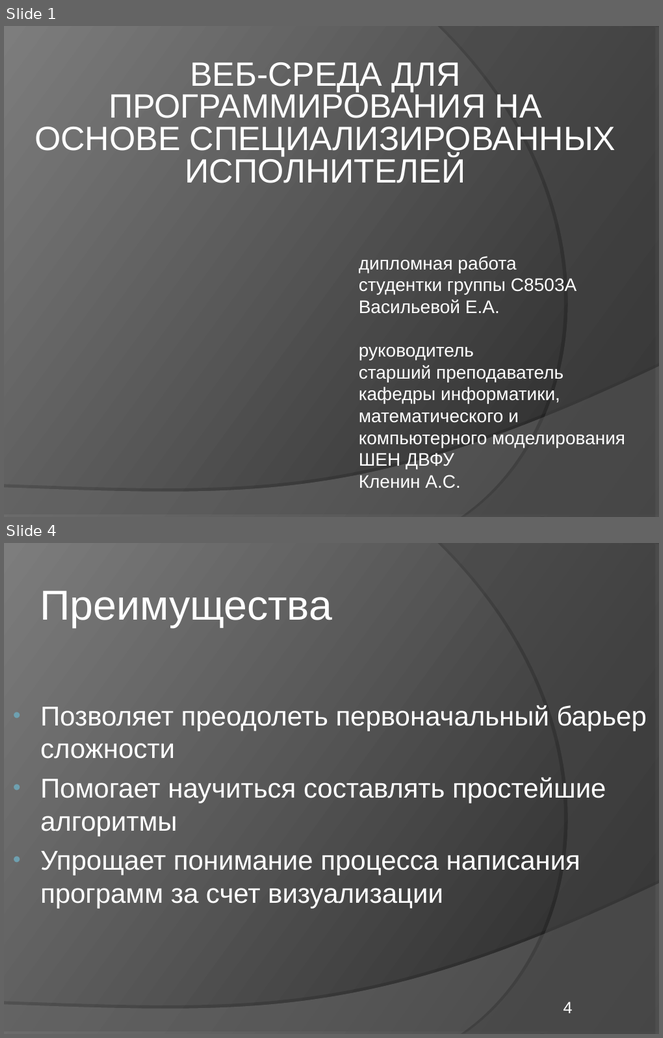
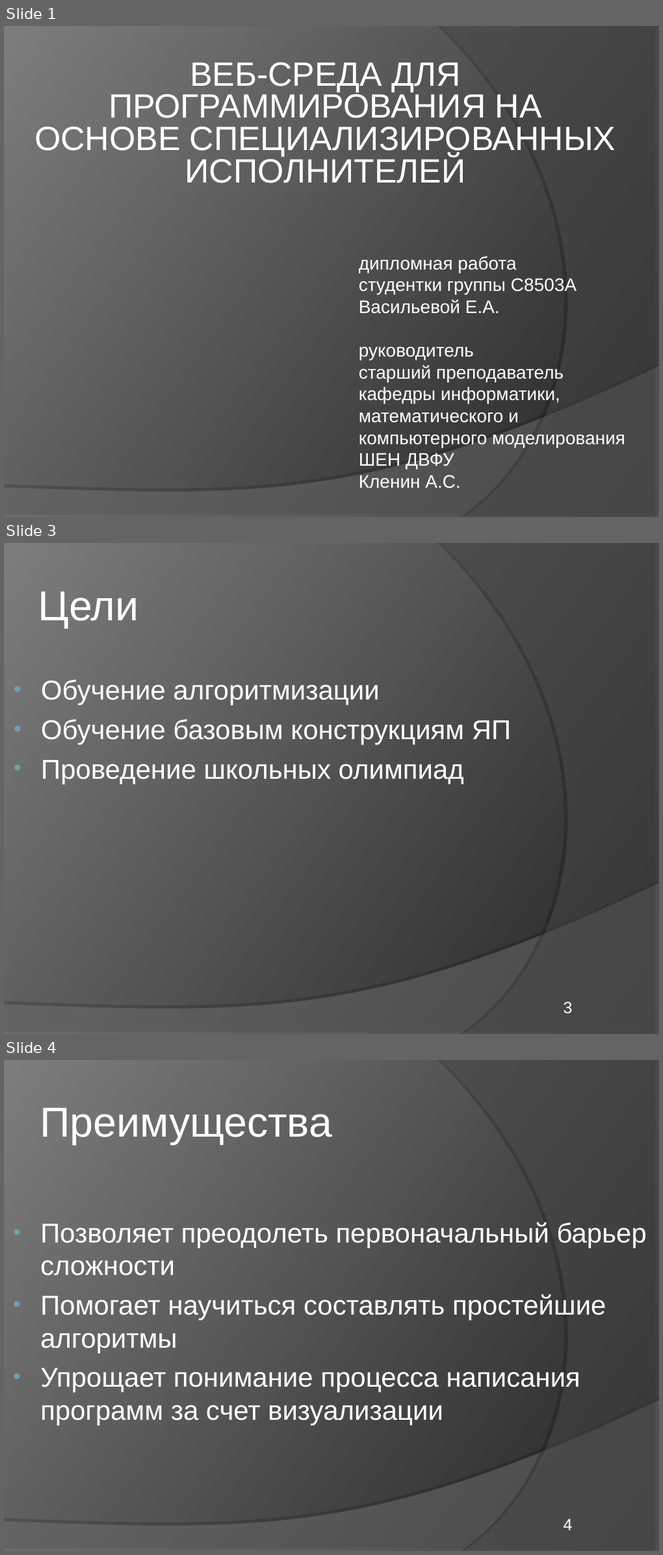
Before and after one commit to elvslv/DiplomaReport, a slide deck: C8503A_Vasilyeva_presentation.ppt. Shown one above the other, each under a label of ours: slides 1 and 4 before the commit, slides 1, 3 and 4 after it; the slides between them are not shown. The pictures are 663x1038 and 663x1555 pixels, drawn with LibreOffice and Linux fonts; fonts in the diff are those of the drawing. Boxes give left, top, right and bottom in pixels: in the first picture for what was removed or moved away, otherwise in the second. Text is boxed around its words. In the diff, an @@ line names an element or a change of style, - is before the commit and + after.

```diff
--- a/C8503A_Vasilyeva_presentation.ppt
+++ b/C8503A_Vasilyeva_presentation.ppt
@@ slide 3 added at [4,543,659,1034], background gradient #242424 to #7D7D7D; not listed: 2 template elements that a slide beside it also shows @@
@@ title added at [38,591,139,628], 46 pt, text #FFFFFF @@
+Цели
@@ text added at [41,679,511,784], 30 pt, text #FFFFFF @@
+• Обучение алгоритмизации
+• Обучение базовым конструкциям ЯП
+• Проведение школьных олимпиад
@@ page number added at [564,1002,573,1014], 18 pt, text #FFFFFF @@
+3
```
Also in this commit, not shown: 4 slides changed, 2 other slides added, 6 slides removed, 1 other file.
